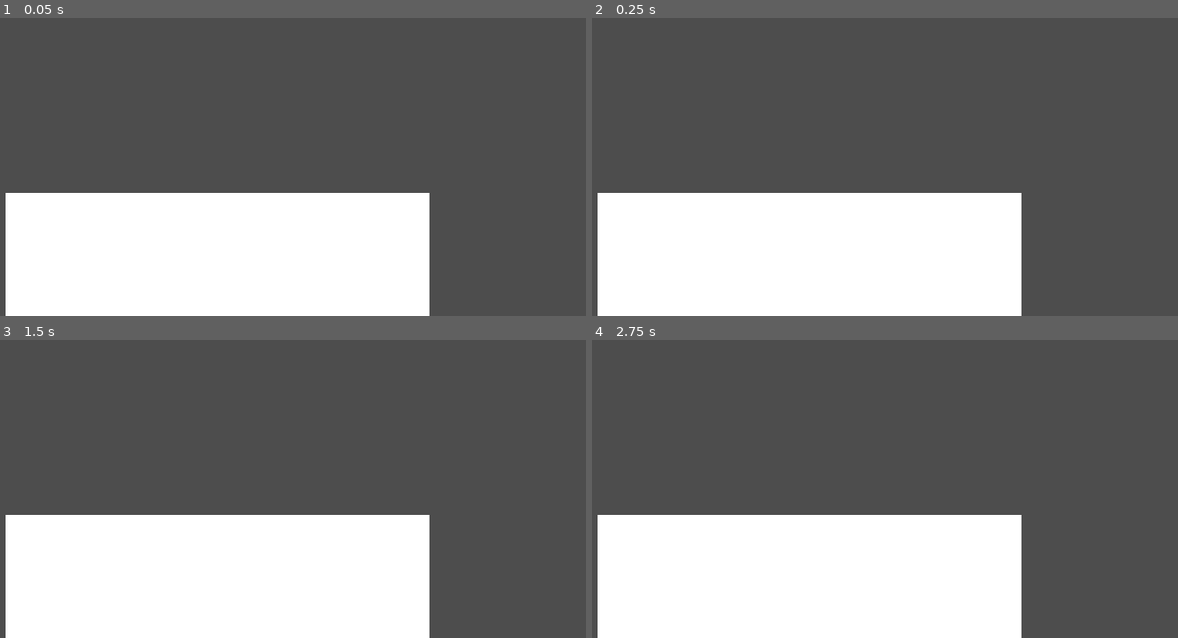
Above: before the commit, frames 1-4 (two rows, left to right).
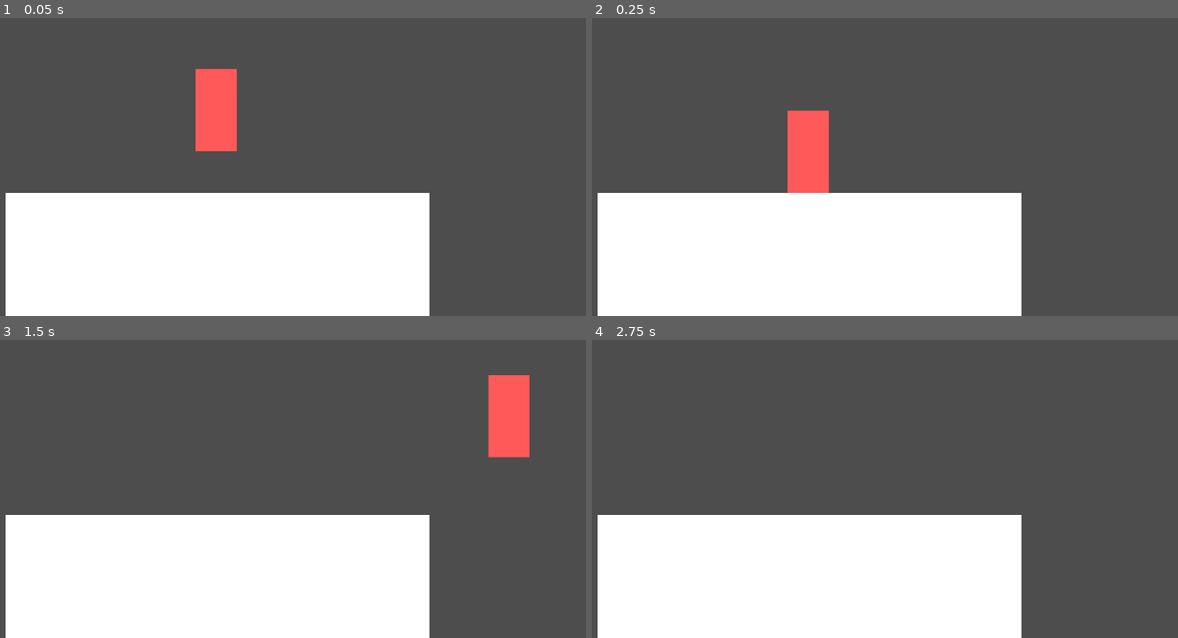
Above: after the commit, the same moments.

Repository: ekerot68-beep/Super-Smash-INDA
Game: Godot game, scene res://scenes/game.tscn
Two runs of this game, one before a commit and one after it. Both use one fixed random seed, a clock stepped at 60 frames per second and the inputs below.
Inputs:
- Up to frame 1 (0.05 s): no input
- Up to frame 2 (0.25 s): no input
- Up to frame 3 (1.5 s): tap Enter (ui_accept) at 0.5, 0.6, 0.77, 1.07, 1.35 s; hold Right (ui_right) from 0.53 s (still down)
- Up to frame 4 (2.75 s): tap Enter (ui_accept) at 1.52, 1.82, 2.1 s; release Right (ui_right) at 2.03 s; hold Left (ui_left) from 2.03 s (still down)

The runs differ from the first frame. In frame 1, 2.0% of the frame differs, in the area x 33-41%, y 17-45%; in frame 2, 2.0%; in frame 3, 2.0%; in frame 4, nothing differs.

Commit message:
add basic player with movement and jump

Diff:
--- a/scenes/game.tscn
+++ b/scenes/game.tscn
@@ -1,6 +1,7 @@
 [gd_scene format=3 uid="uid://bipii2rnpkppq"]
 
 [ext_resource type="PackedScene" uid="uid://pd86rsbjwk4o" path="res://scenes/main_platform.tscn" id="1_uwrxv"]
+[ext_resource type="PackedScene" path="res://scenes/player.tscn" id="2_yqjtg"]
 
 [node name="Game" type="Node2D" unique_id=1458226988]
 
@@ -9,3 +10,5 @@
 
 [node name="Camera2D" type="Camera2D" parent="." unique_id=930410798]
 zoom = Vector2(4, 4)
+
+[node name="Player" parent="." unique_id=147218439 instance=ExtResource("2_yqjtg")]
--- /dev/null
+++ b/scenes/player.tscn
@@ -0,0 +1,19 @@
+[gd_scene format=3 uid="uid://cplayer000001"]
+
+[ext_resource type="Script" path="res://scripts/player.gd" id="1_player"]
+
+[sub_resource type="RectangleShape2D" id="RectangleShape2D_player"]
+size = Vector2(16, 32)
+
+[node name="Player" type="CharacterBody2D"]
+script = ExtResource("1_player")
+
+[node name="CollisionShape2D" type="CollisionShape2D" parent="."]
+shape = SubResource("RectangleShape2D_player")
+
+[node name="ColorRect" type="ColorRect" parent="."]
+offset_left = -8.0
+offset_top = -16.0
+offset_right = 8.0
+offset_bottom = 16.0
+color = Color(1, 0.35, 0.35, 1)
--- /dev/null
+++ b/scripts/player.gd
@@ -0,0 +1,23 @@
+extends CharacterBody2D
+
+const SPEED := 120.0
+const JUMP_VELOCITY := -250.0
+
+
+func _physics_process(delta: float) -> void:
+	# Gravity
+	if not is_on_floor():
+		velocity += get_gravity() * delta
+
+	# Jump
+	if Input.is_action_just_pressed("ui_accept") and is_on_floor():
+		velocity.y = JUMP_VELOCITY
+
+	# Horizontal movement
+	var direction := Input.get_axis("ui_left", "ui_right")
+	if direction != 0.0:
+		velocity.x = direction * SPEED
+	else:
+		velocity.x = move_toward(velocity.x, 0.0, SPEED)
+
+	move_and_slide()
Not shown, added: scripts/player.gd.uid
